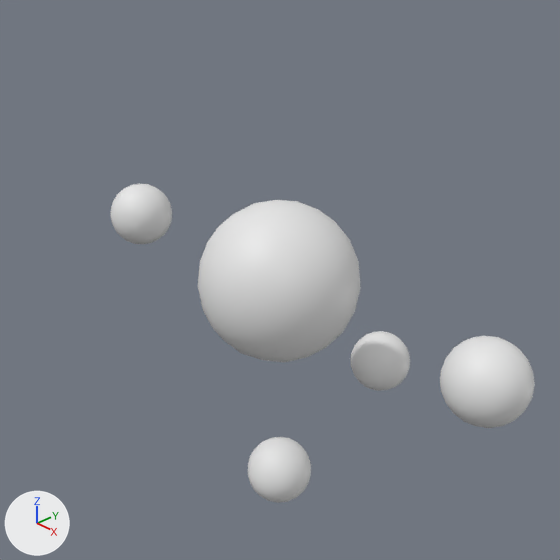
Renders of the Blender file Electron.blend from each side of a commit.
Before and after are seen from a camera (50 mm lens) standing at (6.2, -5.82, 4.36) and looking at (-0.06, 0.07, -0.03). The lights are fixed; the arrows at lower left show +X, +Y and +Z.

In view in the first picture: 'Esfera geodésica', 'Esfera geodésica.001', 'Esfera geodésica.002', 'Esfera geodésica.003', 'Esfera geodésica.004'.
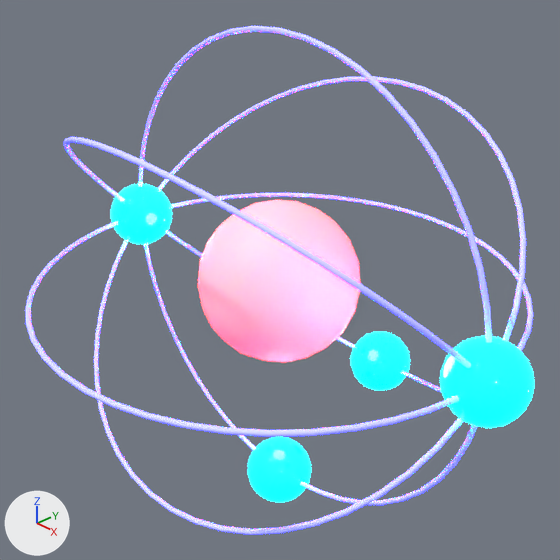
Commit message: electron 3d

Edits to the bpy script that builds the scene:
```text
Add mat_orbita:
    mat_orbita = principled_material('orbita')
    mat_orbita.base_color = (0.8, 0.8, 0.8)  # white #e7e7e7
    mat_orbita.emission_color = (0.0, 0.00316, 1.0)  # blue #000aff
    mat_orbita.emission_strength = 5.0
Add mat_electron:
    mat_electron = principled_material('electron')
    mat_electron.base_color = (0.00239, 0.241, 0.396)  # cyan #0887a9
    mat_electron.roughness = 0.0
    mat_electron.emission_color = (0.0, 0.61, 1.0)  # cyan #00cdff
    mat_electron.emission_strength = 15.0
Add mat_nucleo:
    mat_nucleo = principled_material('nucleo')
    mat_nucleo.base_color = (0.8, 0.8, 0.8)  # white #e7e7e7
    mat_nucleo.emission_color = (1.0, 0.0, 0.00307)  # red #ff000a
    mat_nucleo.emission_strength = 10.0
Change me_esfera_geodésica:
    where me_esfera_geodésica.from_pydata(...)  # 162 vertices, 320 faces; spans x -1.0..1.0, y -1.0..1.0, z -1.0..1.0
    add me_esfera_geodésica.materials.append(mat_nucleo)  # white #e7e7e7
Change me_esfera_geodésica_001:
    where me_esfera_geodésica_001.from_pydata(...)  # 162 vertices, 320 faces; spans x -1.0..1.0, y -1.0..1.0, z -1.0..1.0
    add me_esfera_geodésica_001.materials.append(mat_electron)  # cyan #0887a9
Change me_esfera_geodésica_002:
    where me_esfera_geodésica_002.from_pydata(...)  # 162 vertices, 320 faces; spans x -1.0..1.0, y -1.0..1.0, z -1.0..1.0
    add me_esfera_geodésica_002.materials.append(mat_electron)  # cyan #0887a9
Change me_esfera_geodésica_003:
    where me_esfera_geodésica_003.from_pydata(...)  # 162 vertices, 320 faces; spans x -1.0..1.0, y -1.0..1.0, z -1.0..1.0
    add me_esfera_geodésica_003.materials.append(mat_electron)  # cyan #0887a9
Change me_esfera_geodésica_005:
    where me_esfera_geodésica_005.from_pydata(...)  # 162 vertices, 320 faces; spans x -1.0..1.0, y -1.0..1.0, z -1.0..1.0
    add me_esfera_geodésica_005.materials.append(mat_electron)  # cyan #0887a9
Change cu_círculo_bezier:
    add cu_círculo_bezier.materials.append(mat_orbita)  # white #e7e7e7
    add cu_círculo_bezier.bevel_depth = 0.01
Change cu_círculo_bezier_001:
    add cu_círculo_bezier_001.materials.append(mat_orbita)  # white #e7e7e7
    add cu_círculo_bezier_001.bevel_depth = 0.01
Change cu_círculo_bezier_002:
    add cu_círculo_bezier_002.materials.append(mat_orbita)  # white #e7e7e7
    add cu_círculo_bezier_002.bevel_depth = 0.01
Change cu_círculo_bezier_004:
    add cu_círculo_bezier_004.materials.append(mat_orbita)  # white #e7e7e7
    add cu_círculo_bezier_004.bevel_depth = 0.01
```

Boxes [x1, y1, x2, y2] around the edits, measured in the pictures (560 x 560 px):
'Esfera geodésica', recoloured
    both: [198, 200, 361, 362]
'Esfera geodésica.002', recoloured (white to cyan)
    both: [440, 336, 535, 428]
'Círculo Bezier.001', now drawn
    after: [94, 76, 526, 535]
'Círculo Bezier.003', now drawn
    after: [138, 26, 492, 505]
'Círculo Bezier', now drawn
    after: [25, 193, 533, 437]
'Círculo Bezier.002', now drawn
    after: [64, 137, 471, 392]
'Esfera geodésica.004', recoloured (white to cyan)
    both: [248, 437, 311, 503]
'Esfera geodésica.001', recoloured (white to cyan)
    both: [111, 183, 172, 244]
'Esfera geodésica.003', recoloured (white to cyan)
    both: [351, 331, 410, 391]
